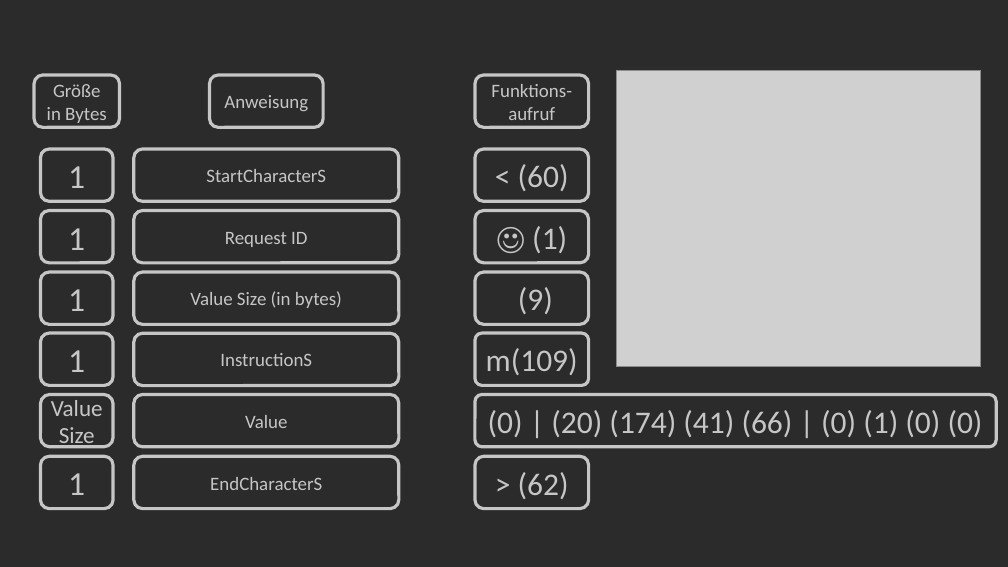
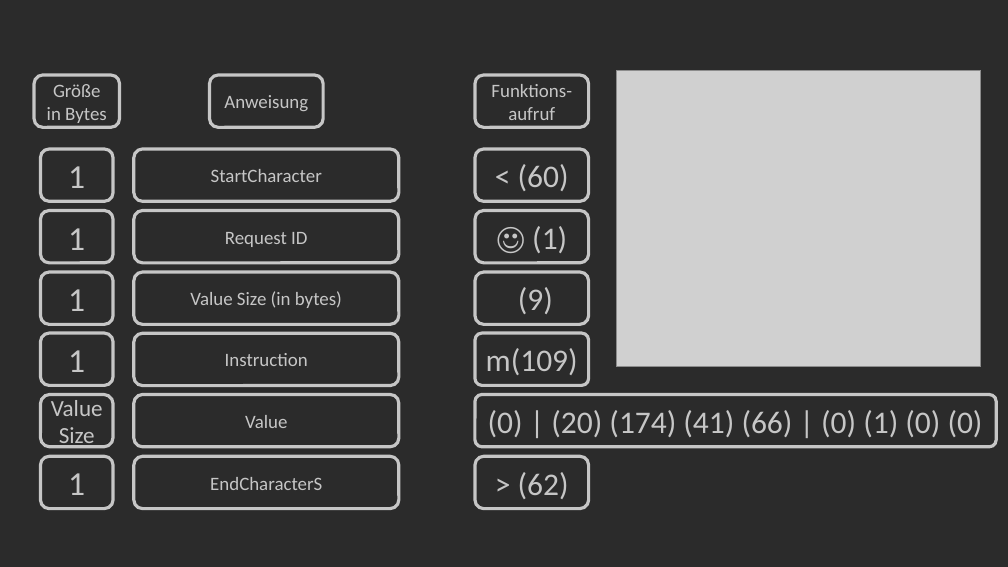
Before and after one commit to Bergschaf/Pyduino, a slide deck: slide 11 of Präsentation/Pyduino_Präsentation.pptx. Drawn at 1008x567 pixels with LibreOffice and Linux fonts; fonts in the diff are those of the drawing; grey boxes stand for pictures. Boxes give left, top, right and bottom in pixels: in the first picture for what was removed or moved away, otherwise in the second. Text is boxed around its words. In the diff, an @@ line names an element or a change of style, - is before the commit and + after.

```diff
--- a/Präsentation/Pyduino_Präsentation.pptx
+++ b/Präsentation/Pyduino_Präsentation.pptx
@@ text in rounded rectangle at bbox=[211, 169, 322, 182]: text changed @@
-StartCharacterS
+StartCharacter
@@ text in rounded rectangle at bbox=[225, 353, 308, 366]: text changed @@
-InstructionS
+Instruction
```
Also in this commit, not shown: 4 other slides changed.
